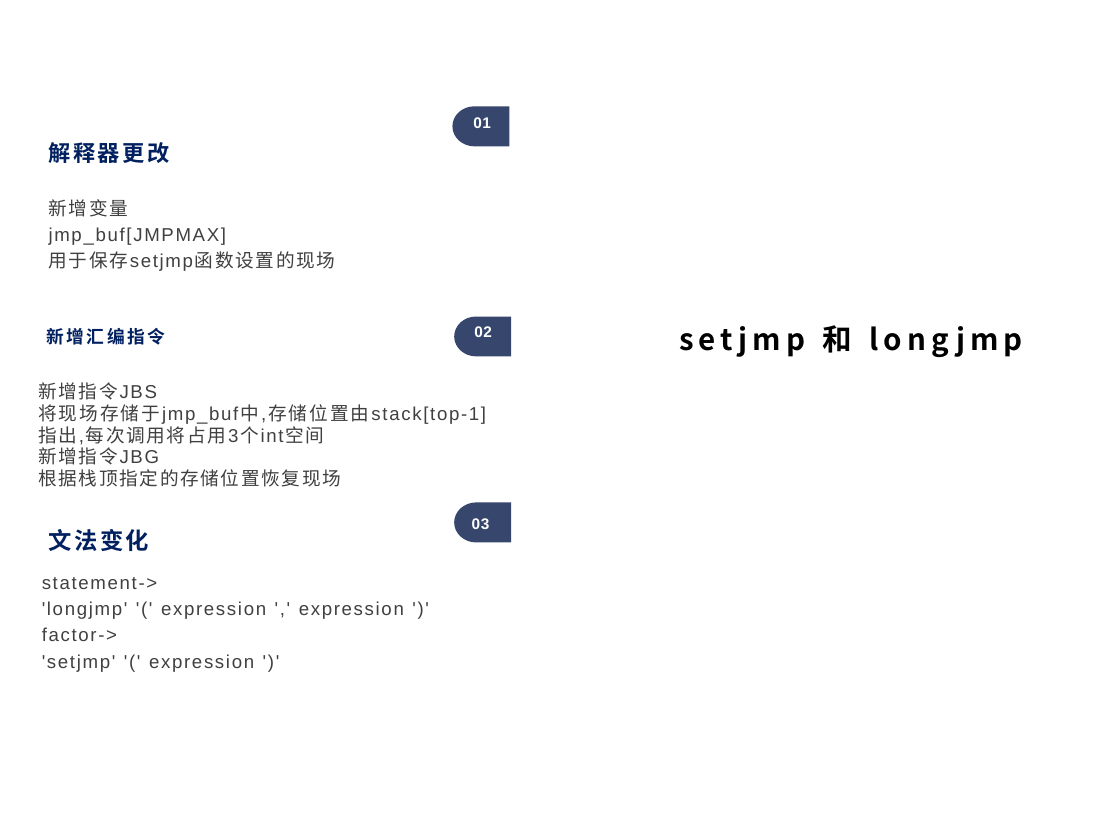
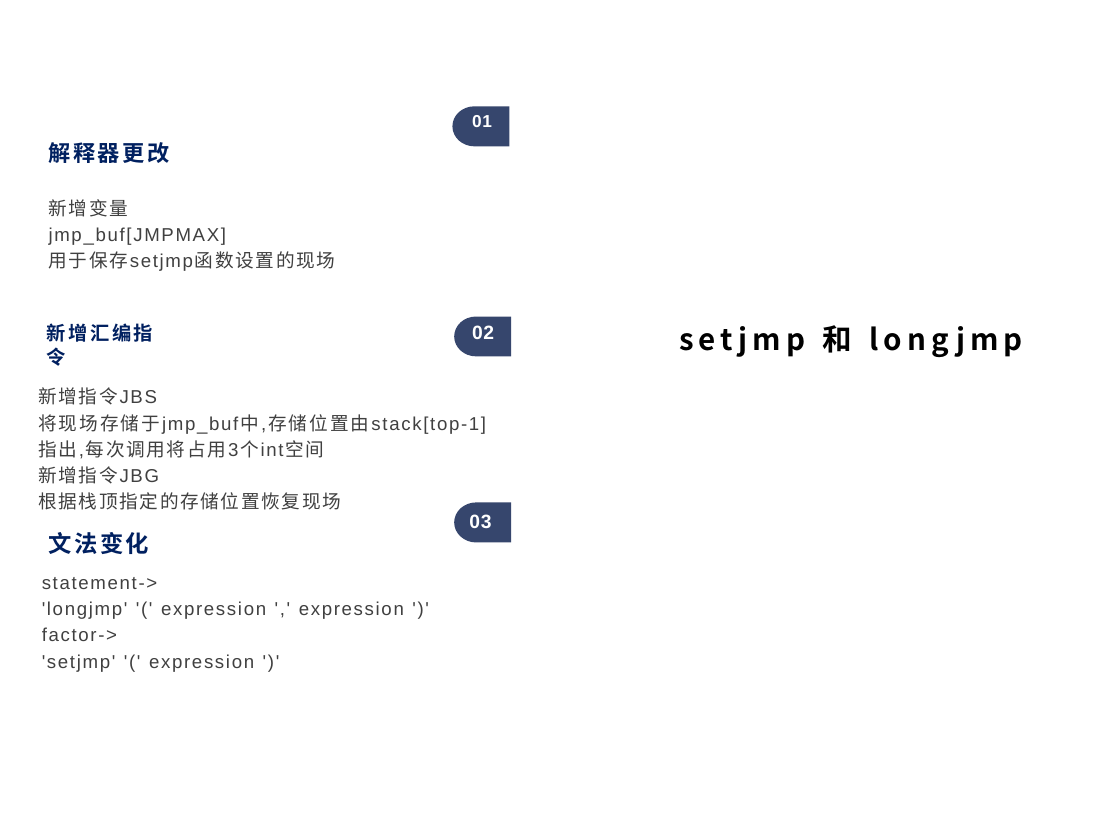
Before and after one commit to Camorgx/PL0, a slide deck: slide 10 of 汇报总结.pptx. Drawn at 1120x840 pixels with LibreOffice and Linux fonts; fonts in the diff are those of the drawing; background and template pictures are left out. Boxes give left, top, right and bottom in pixels: in the first picture for what was removed or moved away, otherwise in the second. Text is boxed around its words. In the diff, an @@ line names an element or a change of style, - is before the commit and + after.

```diff
--- a/汇报总结.pptx
+++ b/汇报总结.pptx
@@ text "01" at (472, 115, 492, 127): size 9.9 to 11.1 pt; line spacing 1.03 to 0.93 @@
@@ text "新增汇编指令" at (47, 323, 154, 366): size 11.4 to 12.5 pt; line spacing 1.23 to 1.03 @@
@@ text "02" at (472, 325, 494, 339): size 9.9 to 12.4 pt; line spacing 1.03 to 0.93 @@
@@ text "新增指令JBS" at (38, 387, 486, 510): line spacing 0.97 to 1.17 @@
@@ text "03" at (469, 514, 491, 528): size 9.9 to 12.4 pt; line spacing 1.03 to 0.83 @@
@@ text "文法变化" at (49, 532, 150, 554): line spacing 1.13 to 1.23 @@
```
Also in this commit, not shown: 4 other slides changed, 1 slide added, 1 other file.
